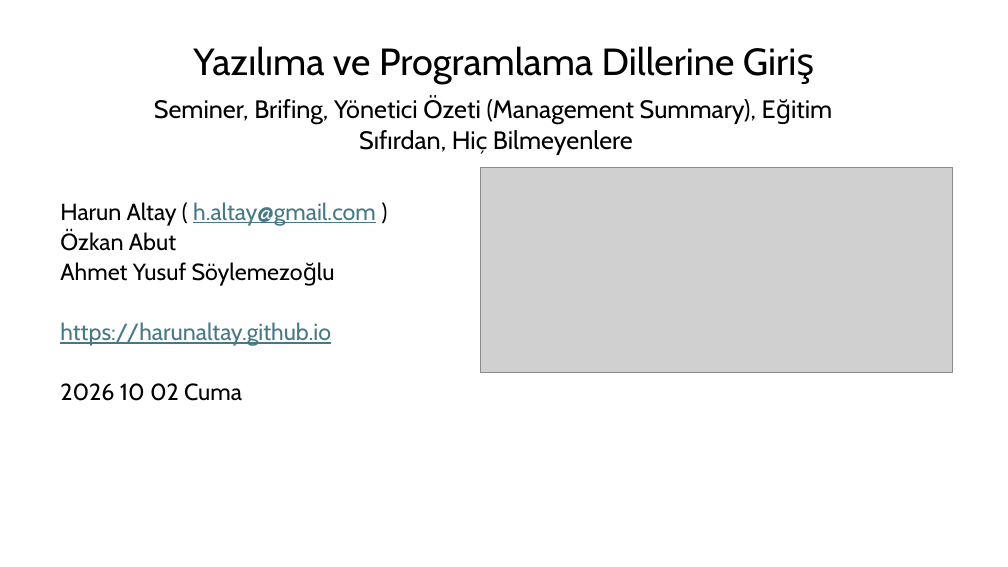
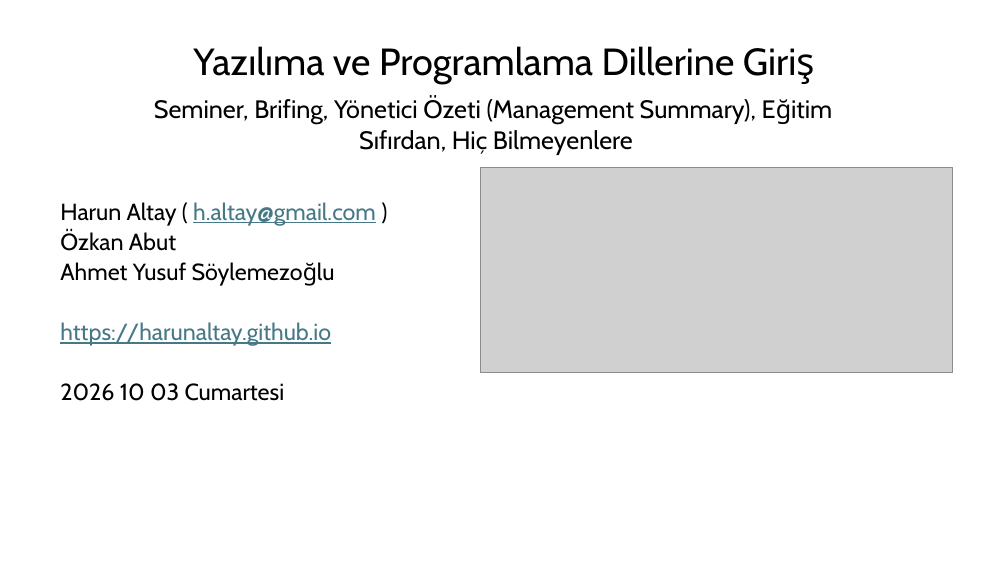
Before and after one commit to harunaltay/harunaltay.github.io, a slide deck: slide 1 of prog-diller/yazilim-sunum/Yazilim-Programlama-Dilleri-Giris.pptx. Drawn at 1008x567 pixels with LibreOffice and Linux fonts; fonts in the diff are those of the drawing; grey boxes stand for pictures. Boxes give left, top, right and bottom in pixels: in the first picture for what was removed or moved away, otherwise in the second. Text is boxed around its words. In the diff, an @@ line names an element or a change of style, - is before the commit and + after.

```diff
--- a/prog-diller/yazilim-sunum/Yazilim-Programlama-Dilleri-Giris.pptx
+++ b/prog-diller/yazilim-sunum/Yazilim-Programlama-Dilleri-Giris.pptx
@@ subtitle at (x1=60, y1=383, x2=285, y2=401): text changed @@
-2026 10 02 Cuma
+2026 10 03 Cumartesi
```
Also in this commit, not shown: 45 other slides changed, 10 slides added, 1 other file.
